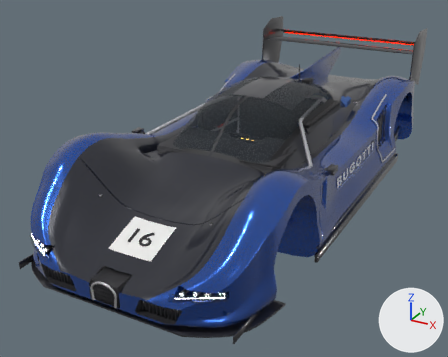
One commit to the Blender file content/cars/bugotti-chiffon-hypercar/bugotti_chiffon.blend: the scene before it, then after it.
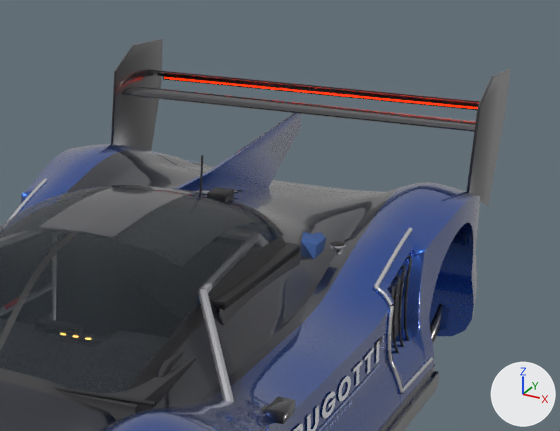
There are two pictures of each version: one whole from a 50 mm camera at (2.47, -5.29, 2.64) aimed at (-0.24, -0.36, 0.17), one close up on the part from 48% to 100% of the width and 0% to 50% of the height. Every picture has the same lights, and +X, +Y and +Z are marked at lower right. The last two pictures show the newer version.

The scene before the commit, as lines of its bpy script (objects in view):
```python
ob_bugotti_chiffon = bpy.data.objects.new('bugotti_chiffon', me_bugotti_chiffon)
ob_bugotti_chiffon.location = (0.0, 0.0, 0.0)
```
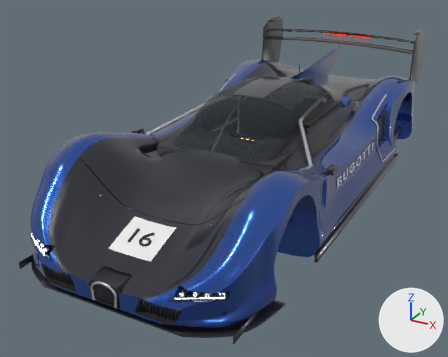
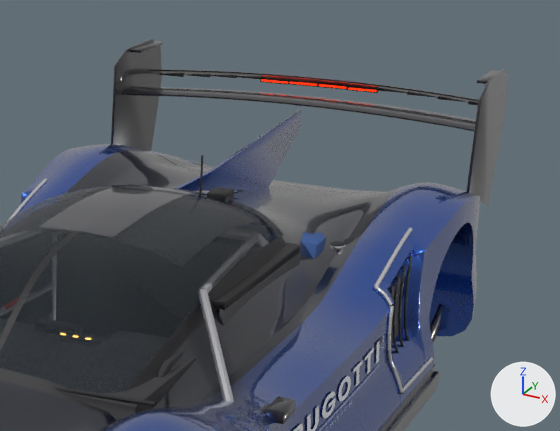
Diff of the bpy script that builds the scene:
```diff
--- a/content/cars/bugotti-chiffon-hypercar/bugotti_chiffon.blend.py
+++ b/content/cars/bugotti-chiffon-hypercar/bugotti_chiffon.blend.py
@@ me_bugotti_chiffon @@
-me_bugotti_chiffon.from_pydata(...)  # 41159 vertices, 36589 faces; spans x -1.07..1.07, y -2.53..2.57, z 0.02..1.3
+me_bugotti_chiffon.from_pydata(...)  # 43473 vertices, 38863 faces; spans x -1.07..1.07, y -2.53..2.57, z 0.02..1.3
+# me_bugotti_chiffon part 1: the loose piece of 56 vertices spanning x -0.94..0.94, y 2.49..2.5, z 1.09..1.11 is scaled about its middle by (0.0833, 1, 1), then moved by (-0.86, 0.0, 0.01)
+# me_bugotti_chiffon part 2: the loose piece of 56 vertices spanning x -0.94..0.94, y 2.49..2.5, z 1.09..1.11 is copied, and the copy is scaled about its middle by (0.0833, 1, 1), then moved by (0.7, 0.0, 0.02); it spans x 0.62..0.78, y 2.49..2.5, z 1.11..1.13
+# me_bugotti_chiffon part 3: the loose piece of 56 vertices spanning x -0.88..0.88, y 2.46..2.47, z 1.08..1.1 is scaled about its middle by (0.0903, 1, 1), then moved by (-0.24, 0.0, 0.04)
+# me_bugotti_chiffon part 4: the loose piece of 56 vertices spanning x -0.88..0.88, y 2.45..2.46, z 1.08..1.1 is scaled about its middle by (0.0862, 1, 1), then moved by (-0.24, 0.0, 0.04)
+# me_bugotti_chiffon part 5: the loose piece of 56 vertices spanning x -0.88..0.88, y 2.45..2.46, z 1.08..1.1 is copied, and the copy is scaled about its middle by (0.0862, 1, 1), then moved by (-0.08, 0.0, 0.04); it spans x -0.16..0.0, y 2.45..2.46, z 1.12..1.14
+# me_bugotti_chiffon part 6: the loose piece of 56 vertices spanning x -0.88..0.88, y 2.45..2.46, z 1.08..1.1 is copied, and the copy is scaled about its middle by (0.0862, 1, 1), then moved by (0.08, 0.0, 0.04); it spans x 0.0..0.16, y 2.45..2.46, z 1.12..1.14
+# me_bugotti_chiffon part 7: the loose piece of 56 vertices spanning x -0.88..0.88, y 2.45..2.46, z 1.08..1.1 is copied, and the copy is scaled about its middle by (0.0862, 1, 1), then moved by (0.24, 0.0, 0.04); it spans x 0.16..0.32, y 2.45..2.46, z 1.12..1.14
+# me_bugotti_chiffon part 8: the loose piece of 56 vertices spanning x -0.8..-0.5, y 2.45..2.46, z 0.48..0.5 is copied, and the copy is scaled about its middle by (0.206, 38.2, 0.821), then moved by (-0.27, -0.17, 0.79), in mat_car_carbon (dark grey #303035); it spans x -0.95..-0.88, y 2.14..2.44, z 1.27..1.29
+# me_bugotti_chiffon part 9: the loose piece of 56 vertices spanning x 0.5..0.8, y 2.45..2.46, z 0.48..0.5 is copied, and the copy is scaled about its middle by (0.206, 38.2, 0.821), then moved by (0.27, -0.17, 0.79), in mat_car_carbon (dark grey #303035); it spans x 0.88..0.95, y 2.14..2.44, z 1.27..1.29
+# me_bugotti_chiffon part 10: a new loose piece of 68 vertices spanning x -0.16..0.16, y 2.46..2.47, z 1.12..1.14, in mat_car_lamp_housing (black #242427)
+# me_bugotti_chiffon part 11: 136 vertices moved from x -0.95..0.95, y 1.96..2.57, z 1.05..1.3 to x -0.95..0.95, y 1.96..2.57, z 1.07..1.3; 40 vertices removed from x -0.95..0.95, y 2.18..2.56, z 1.28..1.3; 1210 vertices added at x -0.95..0.95, y 2.04..2.54, z 1.04..1.3
+# other edits to the shape of me_bugotti_chiffon do not show in these pictures
 me_bugotti_chiffon.materials.append(mat_car_paint)
```

Location of each change, [x1, y1, x2, y2] in pixels of the close-ups (560 x 431 px; the box of a moved part takes in the faces that stretch with it):
'bugotti_chiffon', reshaped: before [0, 39, 511, 431]; after [0, 39, 509, 431]
part 1 of me_bugotti_chiffon, moved or reshaped: before [157, 75, 478, 106]; after [158, 74, 184, 77]
part 2 of me_bugotti_chiffon, added: after [437, 97, 465, 102]
part 3 of me_bugotti_chiffon, moved or reshaped: before [163, 76, 478, 110]; after [260, 78, 289, 85]
part 4 of me_bugotti_chiffon, moved or reshaped: before [164, 76, 478, 110]; after [261, 79, 288, 84]
part 5 of me_bugotti_chiffon, added: after [289, 81, 317, 87]
part 6 of me_bugotti_chiffon, added: after [318, 84, 347, 89]
part 7 of me_bugotti_chiffon, added: after [348, 87, 377, 93]
part 8 of me_bugotti_chiffon, added: after [131, 41, 163, 53]
part 9 of me_bugotti_chiffon, added: after [477, 70, 499, 84]
part 10 of me_bugotti_chiffon, added: after [289, 80, 348, 90]
part 11 of me_bugotti_chiffon, built on: before [113, 39, 511, 204]; after [113, 39, 509, 204]
